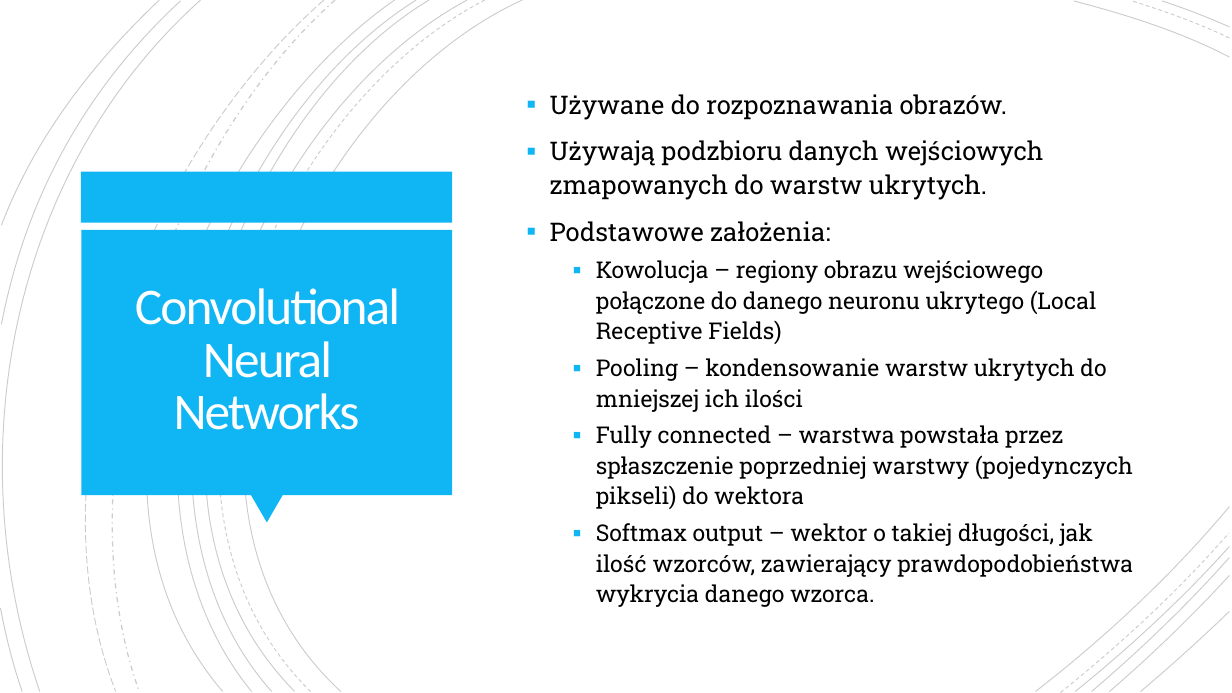
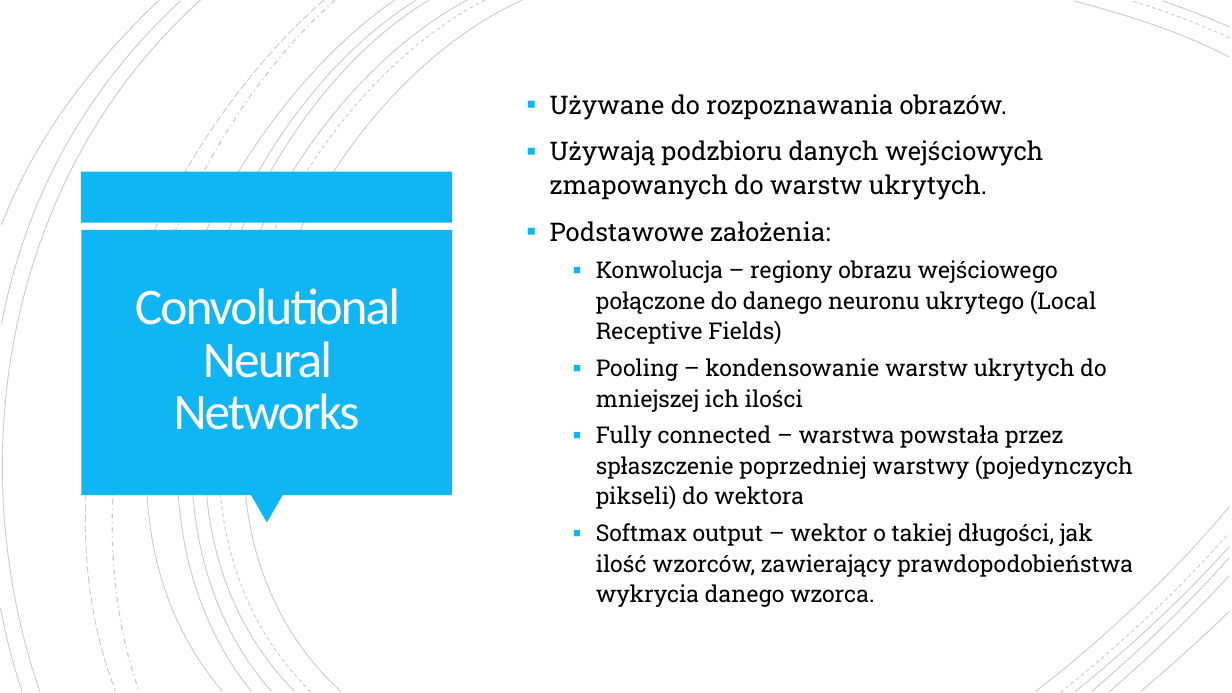
Before and after one commit to Acilya/sem6, a slide deck: slide 21 of seminarium/Głębokie-uczenie-maszynowe.pptx. Drawn at 1232x693 pixels with LibreOffice and Linux fonts; fonts in the diff are those of the drawing. Boxes give left, top, right and bottom in pixels: in the first picture for what was removed or moved away, otherwise in the second. Text is boxed around its words. In the diff, an @@ line names an element or a change of style, - is before the commit and + after.

```diff
--- a/seminarium/Głębokie-uczenie-maszynowe.pptx
+++ b/seminarium/Głębokie-uczenie-maszynowe.pptx
@@ text at (596,260,1097,344): text changed @@
-  ▪ Kowolucja – regiony obrazu wejściowego połączone do danego neuronu ukrytego (Local Receptive Fields)
+  ▪ Konwolucja – regiony obrazu wejściowego połączone do danego neuronu ukrytego (Local Receptive Fields)
```
Also in this commit, not shown: 4 other slides changed.
